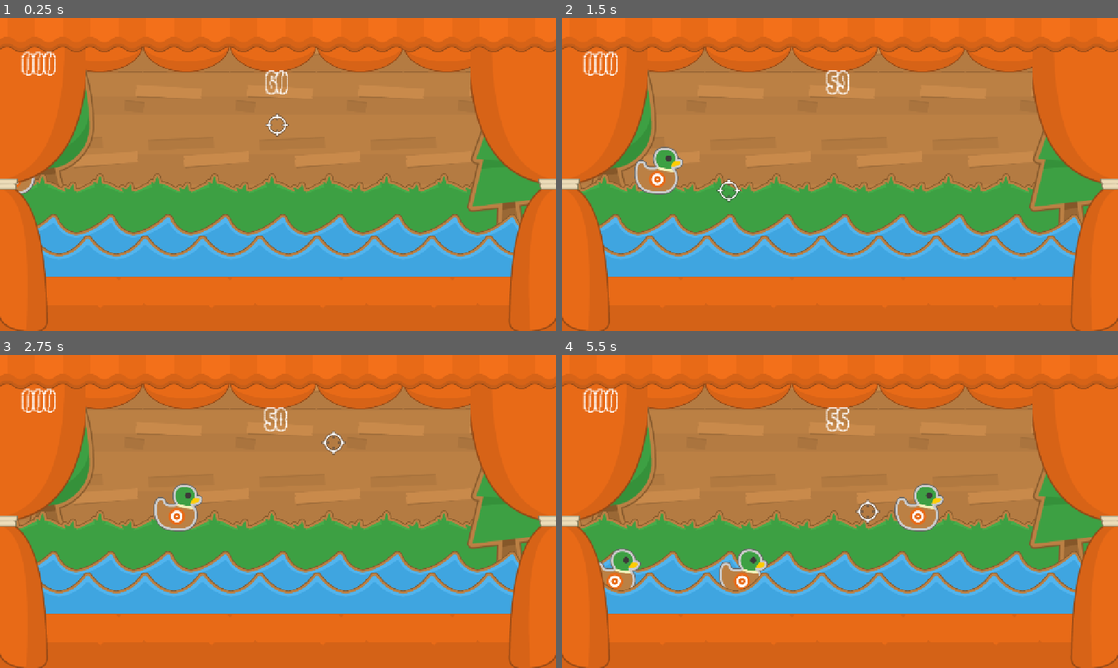
Above: before the commit, frames 1-4 (two rows, left to right).
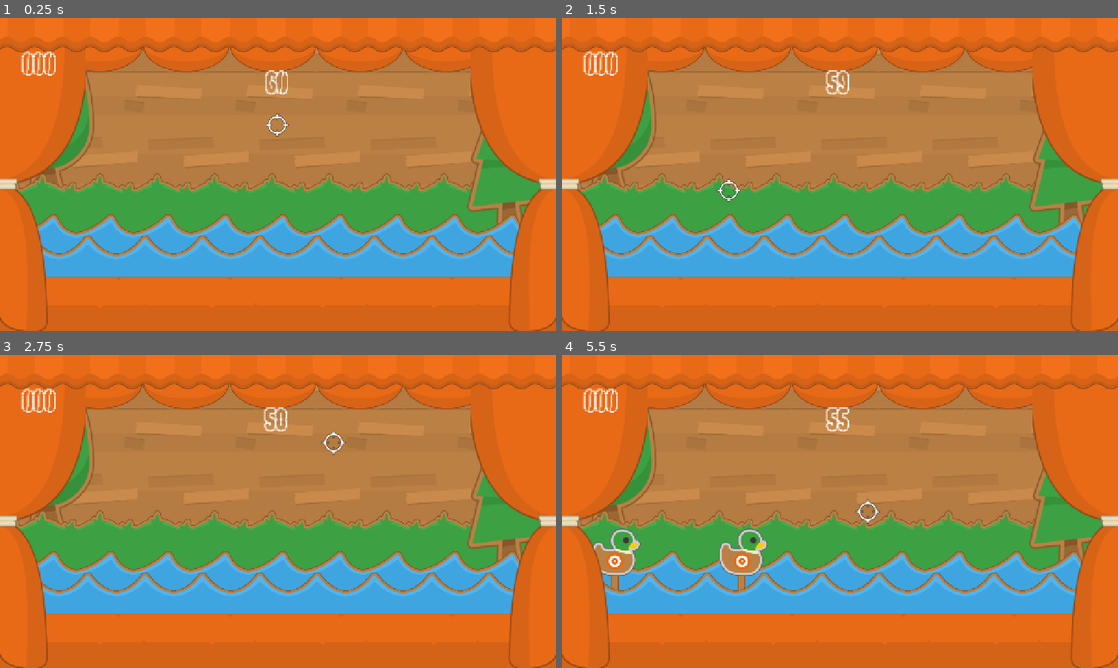
Above: after the commit, the same moments.

Repository: JPlimajots/pluck-and-duck
Game: Godot game, scene res://scenes/palco_principal.tscn
Two runs of this game, one before a commit and one after it. Both use one fixed random seed, a clock stepped at 60 frames per second and the inputs below.
Inputs (mouse positions are in pixels of both pictures, inside the frame that each line leads up to):
- Up to frame 1 (0.25 s): no input
- Up to frame 2 (1.5 s): move the mouse to (962, 158) at 0.52 s; click (962, 158) at 0.67 s; move the mouse to (728, 190) at 1.27 s; click (728, 190) at 1.42 s
- Up to frame 3 (2.75 s): move the mouse to (333, 442) at 2.02 s; click (333, 442) at 2.17 s
- Up to frame 4 (5.5 s): move the mouse to (812, 574) at 2.77 s; click (812, 574) at 2.92 s; move the mouse to (1006, 558) at 3.52 s; click (1006, 558) at 3.67 s; move the mouse to (673, 464) at 4.27 s; click (673, 464) at 4.42 s; move the mouse to (867, 511) at 5.02 s; click (867, 511) at 5.17 s

The runs differ from the first frame. In frame 1, less than 0.1% of the frame differs, in the area x 2-7%, y 50-57%; in frame 2, 0.7%; in frame 3, 0.7%; in frame 4, 2.8%, in the area x 5-69%, y 41-76%.

Commit message:
feat: suporte de madeira e animação de queda

Diff:
--- a/project.godot
+++ b/project.godot
@@ -32,3 +32,4 @@
 [global_group]
 
 patos=""
+tabuas=""
--- a/scenes/palco_principal.tscn
+++ b/scenes/palco_principal.tscn
@@ -213,14 +213,12 @@
 [node name="Mira" parent="." unique_id=1777561921 instance=ExtResource("13_trvxo")]
 position = Vector2(638, 246)
 
-[node name="Pato" parent="." unique_id=781287369 instance=ExtResource("14_ogqwy")]
-
 [node name="GeradorDePatos" type="Timer" parent="." unique_id=2001983737]
 wait_time = 2.0
 autostart = true
 
 [node name="PontoDeSpawn" type="Marker2D" parent="." unique_id=455693146]
-position = Vector2(-128, 500)
+position = Vector2(-128, 454)
 
 [node name="Interface" type="CanvasLayer" parent="." unique_id=326853103]
 
--- a/scenes/pato.tscn
+++ b/scenes/pato.tscn
@@ -2,6 +2,11 @@
 
 [ext_resource type="Texture2D" uid="uid://1rvf2sagj3n5" path="res://assets/Objects/duck_outline_target_brown.png" id="1_1cf7q"]
 [ext_resource type="Script" uid="uid://lwj0a3t1it0j" path="res://scripts/pato.gd" id="1_j5xjf"]
+[ext_resource type="Texture2D" uid="uid://bekcgv1kvybe2" path="res://assets/Objects/stick_wood_outline_broken.png" id="2_2jdip"]
+[ext_resource type="Texture2D" uid="uid://osy4iiiridtk" path="res://assets/Objects/stick_wood_outline.png" id="3_4rrr4"]
+
+[sub_resource type="RectangleShape2D" id="RectangleShape2D_x7n1l"]
+size = Vector2(20, 109)
 
 [sub_resource type="CircleShape2D" id="CircleShape2D_j5xjf"]
 radius = 26.0
@@ -13,6 +18,17 @@
 [node name="Pato" type="Area2D" unique_id=781287369 groups=["patos"]]
 position = Vector2(-2, 351)
 script = ExtResource("1_j5xjf")
+textura_tabua_quebrada = ExtResource("2_2jdip")
+
+[node name="AreaTabua" type="Area2D" parent="." unique_id=1669856049 groups=["tabuas"]]
+position = Vector2(-4, 97)
+
+[node name="Sprite2D" type="Sprite2D" parent="AreaTabua" unique_id=187726943]
+texture = ExtResource("3_4rrr4")
+
+[node name="CollisionShape2D" type="CollisionShape2D" parent="AreaTabua" unique_id=1744668239]
+position = Vector2(0, 9.5)
+shape = SubResource("RectangleShape2D_x7n1l")
 
 [node name="Sprite2D" type="Sprite2D" parent="." unique_id=1493090595]
 texture = ExtResource("1_1cf7q")
--- a/scripts/mira.gd
+++ b/scripts/mira.gd
@@ -34,4 +34,5 @@
 		if area.is_in_group("patos"):
 			area.morrer()
 			alvo_atingido.emit(10)
-			break
+		elif area.is_in_group("tabuas"):
+			area.get_parent().quebrar_tabua()
--- a/scripts/pato.gd
+++ b/scripts/pato.gd
@@ -1,4 +1,6 @@
 extends Area2D
+
+@export var textura_tabua_quebrada: Texture2D
 
 var velocidade: float = 150.0
 
@@ -21,3 +23,14 @@
 
 func _on_visible_on_screen_notifier_2d_screen_exited() -> void:
 	queue_free()
+
+
+func quebrar_tabua():
+	$AreaTabua/Sprite2D.texture = textura_tabua_quebrada
+	$CollisionShape2D.set_deferred("disabled", true)
+	$CollisionShape2D2.set_deferred("disabled", true)
+	$AreaTabua/CollisionShape2D.set_deferred("disabled", true)
+	var tween = create_tween()
+	tween.tween_property($Sprite2D, "position:y", $Sprite2D.position.y - 100, 0.2).set_trans(Tween.TRANS_QUAD).set_ease(Tween.EASE_OUT)
+	tween.tween_property($Sprite2D, "position:y", $Sprite2D.position.y + 400, 0.5).set_trans(Tween.TRANS_QUAD).set_ease(Tween.EASE_IN)
+	tween.parallel().tween_property($Sprite2D, "rotation_degrees", 90.0, 0.8)
